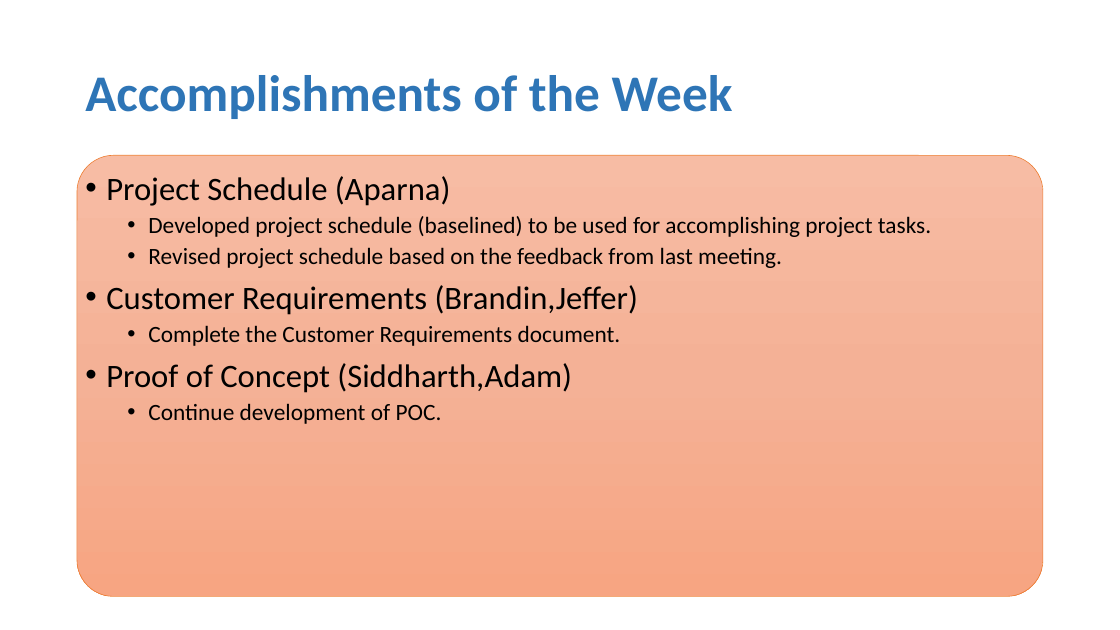
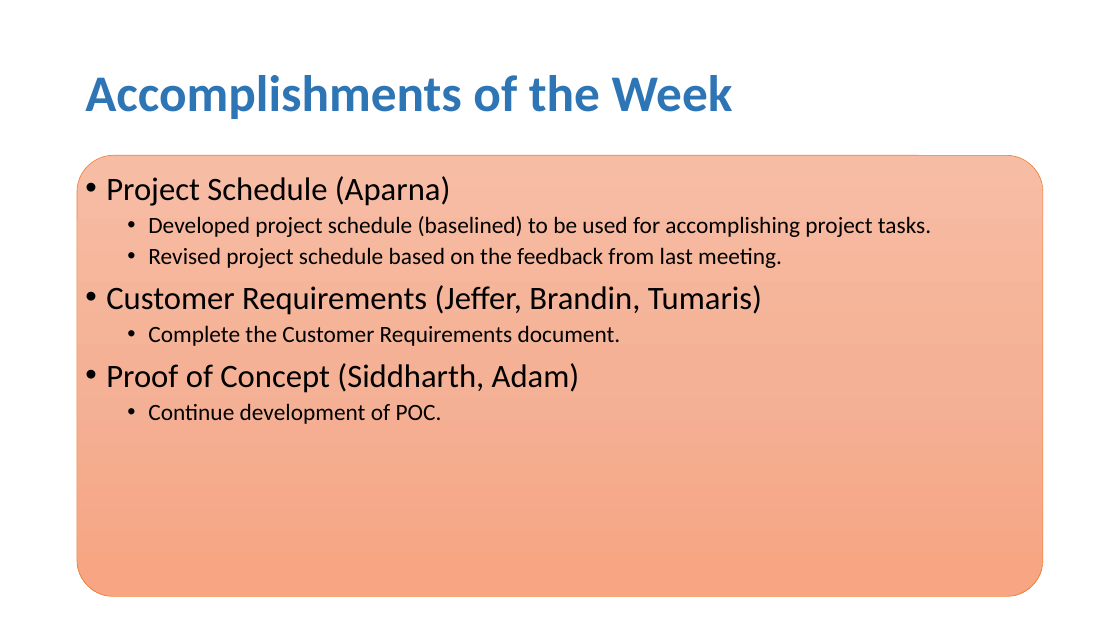
Before and after one commit to Bbulicki/MarchingMasters, a slide deck: slide 2 of Documents/Meeting Updates/MarchingMasters-1027.pptx. Drawn at 1120x630 pixels with LibreOffice and Linux fonts; fonts in the diff are those of the drawing. Boxes give left, top, right and bottom in pixels: in the first picture for what was removed or moved away, otherwise in the second. Text is boxed around its words. In the diff, an @@ line names an element or a change of style, - is before the commit and + after.

```diff
--- a/Documents/Meeting Updates/MarchingMasters-1027.pptx
+++ b/Documents/Meeting Updates/MarchingMasters-1027.pptx
@@ text at bbox=[106, 285, 762, 315]: text changed @@
-• Customer Requirements (Brandin,Jeffer)
+• Customer Requirements (Jeffer, Brandin, Tumaris)
@@ text at bbox=[106, 363, 580, 393]: spaces changed @@
-• Proof of Concept (Siddharth,Adam)
+• Proof of Concept (Siddharth, Adam)
```
Also in this commit, not shown: 1 other slide changed, 4 other files.
